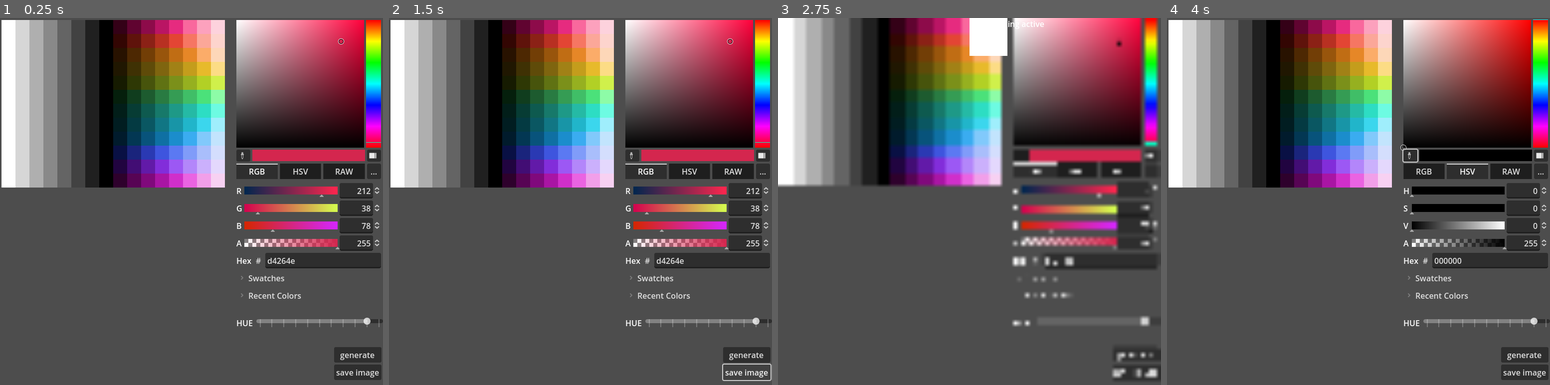
Above: before the commit, frames 1-4 (left to right).
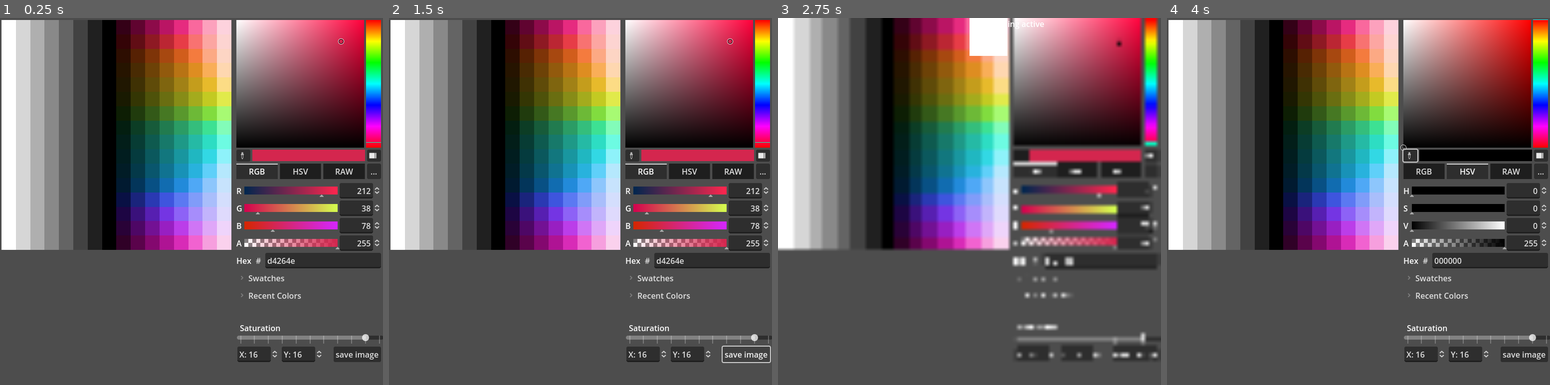
Above: after the commit, the same moments.

Repository: my-ijet/genearate_palette
Game: Godot game, scene res://control.tscn
Same seed, same stepped clock (60 frames per second), same inputs: the game is played once before the commit and once after it.
Inputs (mouse positions are in pixels of both pictures, inside the frame that each line leads up to):
- Up to frame 1 (0.25 s): no input
- Up to frame 2 (1.5 s): click (745, 355) at 0.5 s, where only the run before the commit has a clickable "generate"; click "save image" at 1.25 s
- Up to frame 3 (2.75 s): click (1023, 157) at 2 s
- Up to frame 4 (4 s): click "RGB" at 2.75 s; click "HSV" at 3.5 s

The runs differ from the first frame. In frame 1, 23% of the frame differs, in the area x 0-100%, y 0-99%; in frame 2, 23%; in frame 3, 23%; in frame 4, 23%.

Commit message:
some fixes

Diff:
--- a/control.tscn
+++ b/control.tscn
@@ -4,7 +4,9 @@
 script/source = "extends TextureRect
 
 var img : Image
-var tex : ImageTexture
+var dimension: Vector2i
+@onready var spin_x: SpinBox = $'../spin_x'
+@onready var spin_y: SpinBox = $'../spin_y'
 
 var gray_v :PackedFloat64Array= []
 
@@ -13,40 +15,58 @@
 var light_v :PackedFloat64Array= []
 
 func _ready() -> void:
-	img = Image.create(16, 12, false,Image.FORMAT_RGB8)
-	tex = ImageTexture.new()
+	dimension.x = 8; dimension.y = 16;
+	img = Image.create(dimension.x*2, dimension.y, false,Image.FORMAT_RGB8)
 	gen_values(); gen_image()
 
+
+func gen_values():
+	gray_v.clear(); hue_v.clear(); light_v.clear();
+
+	gray_v.append(1)
+	for x in range(1,dimension.x):
+		gray_v.append(1 - (x * (1.0/(dimension.x-1))))
+
+	for y in range(0,dimension.y):
+		hue_v.append(y * (1.0/dimension.y))
+
+	for x in range(1,dimension.x+1):
+		#print(x * (1.0/9))
+		light_v.append(x * (1.0/(dimension.x+1)))
+
 func gen_image():
-	for x in range(0, 8):
+	for x in range(0, dimension.x):
 		var col := Color.from_ok_hsl(0, 0, gray_v[x] )
-		for y in range(0, 12):
+		for y in range(0, dimension.y):
 			img.set_pixel(x, y, col)
 
-	for x in range(0, 8):
-		for y in range(0, 12):
-			var light := Color.from_ok_hsl(hue_v[y], saturation.value, light_v[x] )
-			img.set_pixel(8+x, y, light)
+	for x in range(0, dimension.x):
+		for y in range(0, dimension.y):
+			var col := Color.from_ok_hsl(hue_v[y], saturation.value, light_v[x] )
+			img.set_pixel(dimension.x+x, y, col)
 
 	self.texture = ImageTexture.create_from_image(img)
 
 
-func gen_values():
-	for x in range(0,8):
-		#print(x * (1.0/9))
-		gray_v.append(1 - (x * (1.0/7)))
+func _on_saturation_value_changed(_value: float) -> void:
+	gen_image()
 
-	for x in range(0,12):
-		#print(x * (1.0/9))
-		#var offset = (30/360.0)
-		hue_v.append( x * (1.0/12))
+func _on_spin_x_value_changed(value: float) -> void:
+	var v := roundi(value)
+	if v == 0:
+		spin_x.value = 2; return
+	dimension.x = roundi(value/2)
+	img.resize(dimension.x*2, dimension.y)
+	gen_values(); gen_image()
 
-	for x in range(1,9):
-		#print(x * (1.0/9))
-		light_v.append(x * (1.0/9))
+func _on_spin_y_value_changed(value: float) -> void:
+	var v := roundi(value)
+	if v == 0:
+		spin_y.value = 2; return
+	dimension.y = v
+	img.resize(dimension.x*2, dimension.y)
+	gen_values(); gen_image()
 
-func _on_generate_pressed() -> void:
-	gen_image()
 
 func _on_save_image_pressed() -> void:
 	img.save_png('./img.png')
@@ -63,56 +83,14 @@
 grow_vertical = 2
 
 [node name="TextureRect" type="TextureRect" parent="."]
-custom_minimum_size = Vector2(448, 336)
+custom_minimum_size = Vector2(448, 448)
 layout_mode = 0
 offset_left = 3.0
 offset_top = 4.0
-offset_right = 451.0
-offset_bottom = 340.0
-expand_mode = 1
+offset_right = 464.0
+offset_bottom = 760.0
+stretch_mode = 4
 script = SubResource("GDScript_grmqm")
-
-[node name="buttons" type="VBoxContainer" parent="."]
-layout_mode = 1
-anchors_preset = 1
-anchor_left = 1.0
-anchor_right = 1.0
-offset_left = -98.0
-offset_top = 660.0
-offset_right = -3.0
-offset_bottom = 726.0
-grow_horizontal = 0
-alignment = 1
-
-[node name="generate" type="Button" parent="buttons"]
-layout_mode = 2
-text = "generate"
-
-[node name="save_image" type="Button" parent="buttons"]
-layout_mode = 2
-text = "save image
-"
-
-[node name="saturation" type="HSlider" parent="."]
-layout_mode = 1
-anchors_preset = 1
-anchor_left = 1.0
-anchor_right = 1.0
-offset_left = -254.0
-offset_top = 600.0
-offset_bottom = 616.0
-grow_horizontal = 0
-max_value = 1.0
-step = 0.1
-value = 0.9
-tick_count = 11
-ticks_on_borders = true
-
-[node name="Label" type="Label" parent="saturation"]
-layout_mode = 0
-offset_left = -40.0
-offset_bottom = 23.0
-text = "HUE"
 
 [node name="ColorPicker" type="ColorPicker" parent="."]
 layout_mode = 1
@@ -124,5 +102,65 @@
 grow_horizontal = 0
 color = Color(0.831373, 0.14902, 0.305882, 1)
 
-[connection signal="pressed" from="buttons/generate" to="TextureRect" method="_on_generate_pressed"]
-[connection signal="pressed" from="buttons/save_image" to="TextureRect" method="_on_save_image_pressed"]
+[node name="saturation" type="HSlider" parent="."]
+layout_mode = 1
+anchors_preset = 1
+anchor_left = 1.0
+anchor_right = 1.0
+offset_left = -293.0
+offset_top = 633.0
+offset_right = 1.0
+offset_bottom = 649.0
+grow_horizontal = 0
+max_value = 1.0
+step = 0.1
+value = 0.9
+tick_count = 11
+ticks_on_borders = true
+
+[node name="Label" type="Label" parent="saturation"]
+layout_mode = 0
+offset_left = 6.0
+offset_top = -23.0
+offset_right = 87.0
+text = "Saturation"
+
+[node name="spin_x" type="SpinBox" parent="."]
+layout_mode = 0
+offset_left = 476.0
+offset_top = 659.0
+offset_right = 559.062
+offset_bottom = 690.0
+step = 2.0
+value = 16.0
+rounded = true
+allow_greater = true
+prefix = "X:"
+select_all_on_focus = true
+
+[node name="spin_y" type="SpinBox" parent="."]
+layout_mode = 0
+offset_left = 565.0
+offset_top = 659.0
+offset_right = 648.062
+offset_bottom = 690.0
+step = 2.0
+value = 16.0
+rounded = true
+allow_greater = true
+prefix = "Y:"
+select_all_on_focus = true
+
+[node name="save_image" type="Button" parent="."]
+layout_mode = 2
+offset_left = 669.0
+offset_top = 659.0
+offset_right = 764.0
+offset_bottom = 690.0
+text = "save image
+"
+
+[connection signal="value_changed" from="saturation" to="TextureRect" method="_on_saturation_value_changed"]
+[connection signal="value_changed" from="spin_x" to="TextureRect" method="_on_spin_x_value_changed"]
+[connection signal="value_changed" from="spin_y" to="TextureRect" method="_on_spin_y_value_changed"]
+[connection signal="pressed" from="save_image" to="TextureRect" method="_on_save_image_pressed"]
